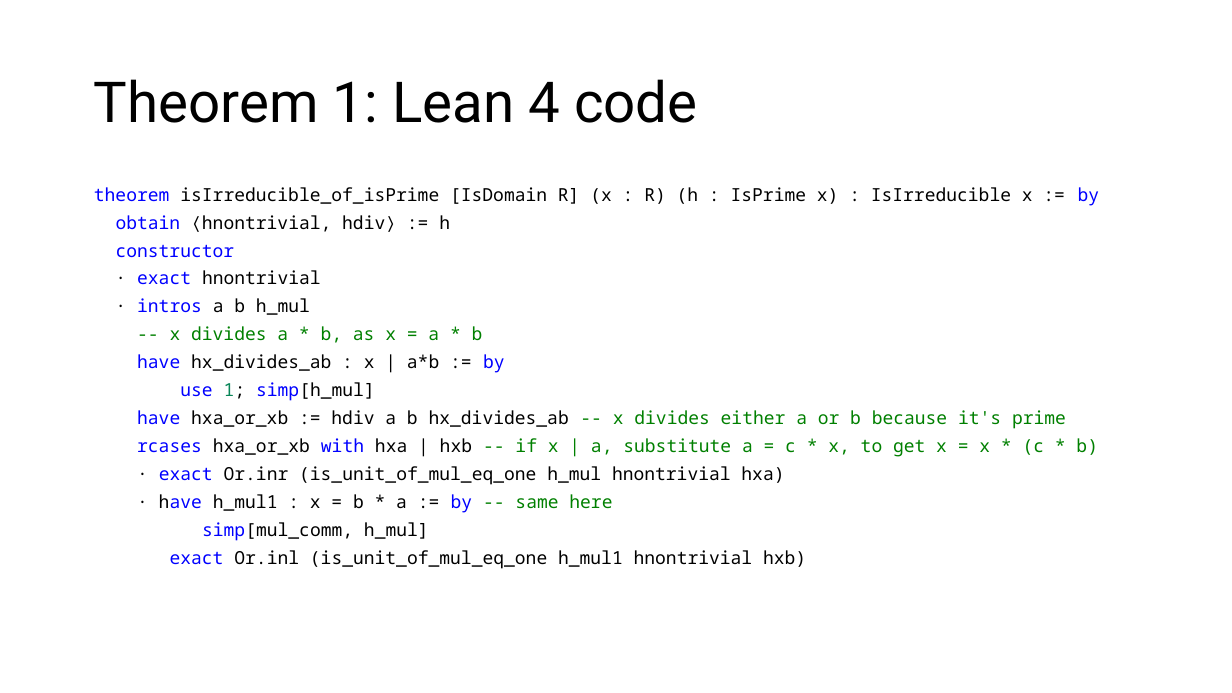
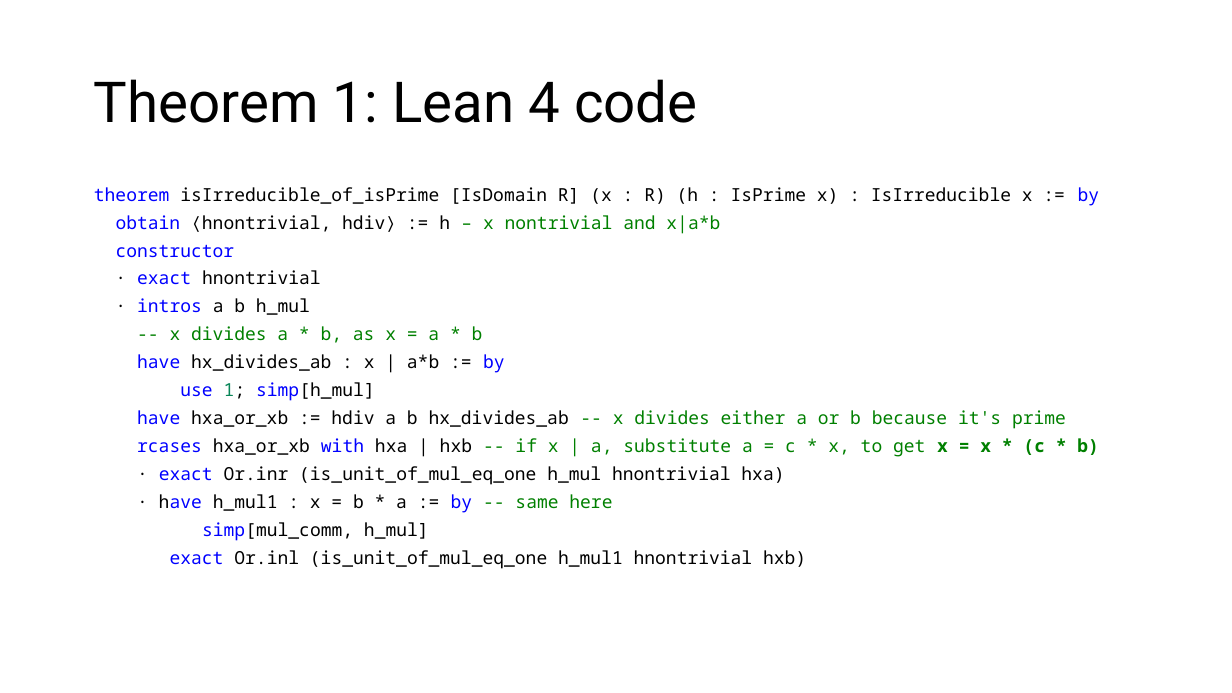
Before and after one commit to matematiflo/CompAssistedMath2024, a slide deck: slide 12 of Lean/Projects/06. Divisibility in rings (Algebra 1)/powerpoint/Lean Präsentation version 08.07.pptx. Drawn at 1232x693 pixels with LibreOffice and Linux fonts; fonts in the diff are those of the drawing. Boxes give left, top, right and bottom in pixels: in the first picture for what was removed or moved away, otherwise in the second. Text is boxed around its words. In the diff, an @@ line names an element or a change of style, - is before the commit and + after.

```diff
--- a/Lean/Projects/06. Divisibility in rings (Algebra 1)/powerpoint/Lean Präsentation version 08.07.pptx
+++ b/Lean/Projects/06. Divisibility in rings (Algebra 1)/powerpoint/Lean Präsentation version 08.07.pptx
@@ text at [116, 215, 720, 234]: text changed @@
-obtain ⟨hnontrivial, hdiv⟩ := h
+obtain ⟨hnontrivial, hdiv⟩ := h – x nontrivial and x|a*b
@@ text at [137, 438, 1099, 457]: bold on in "x = x * (c * b)" @@
```
Also in this commit, not shown: 8 other slides changed, 2 other files.
